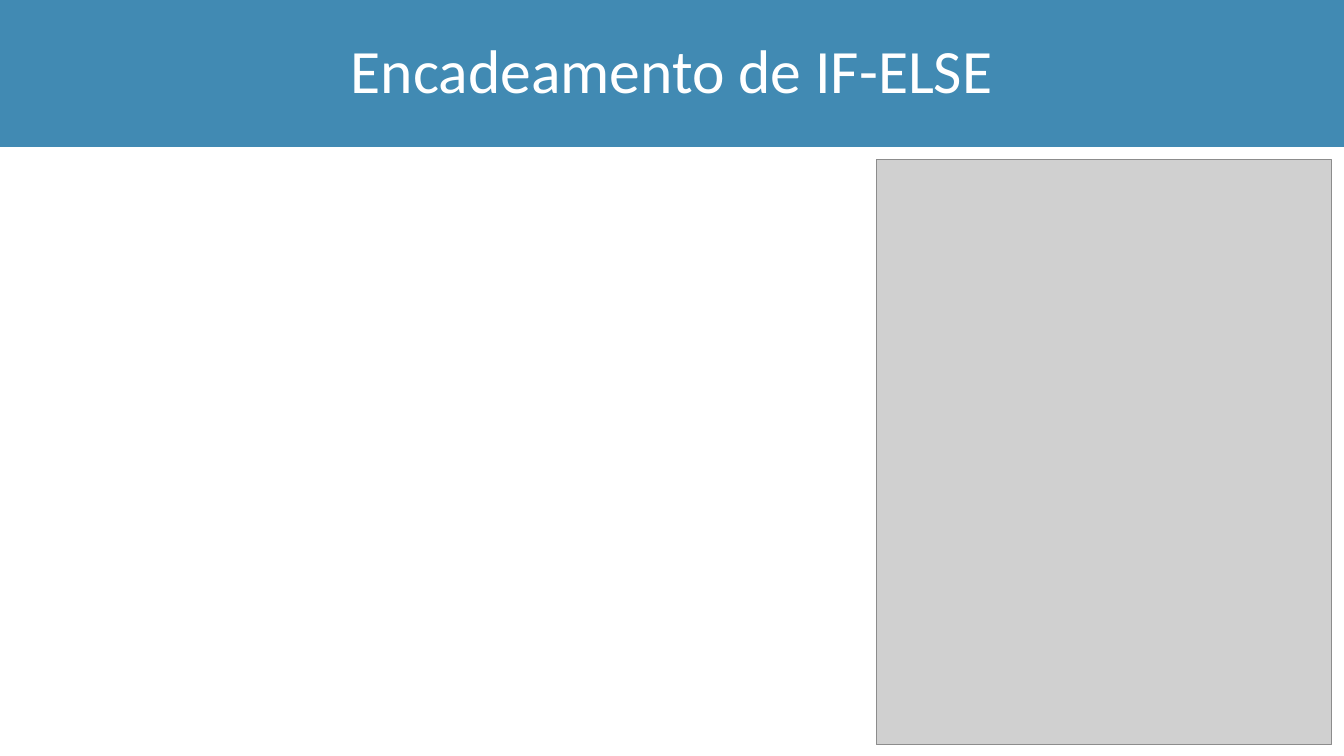
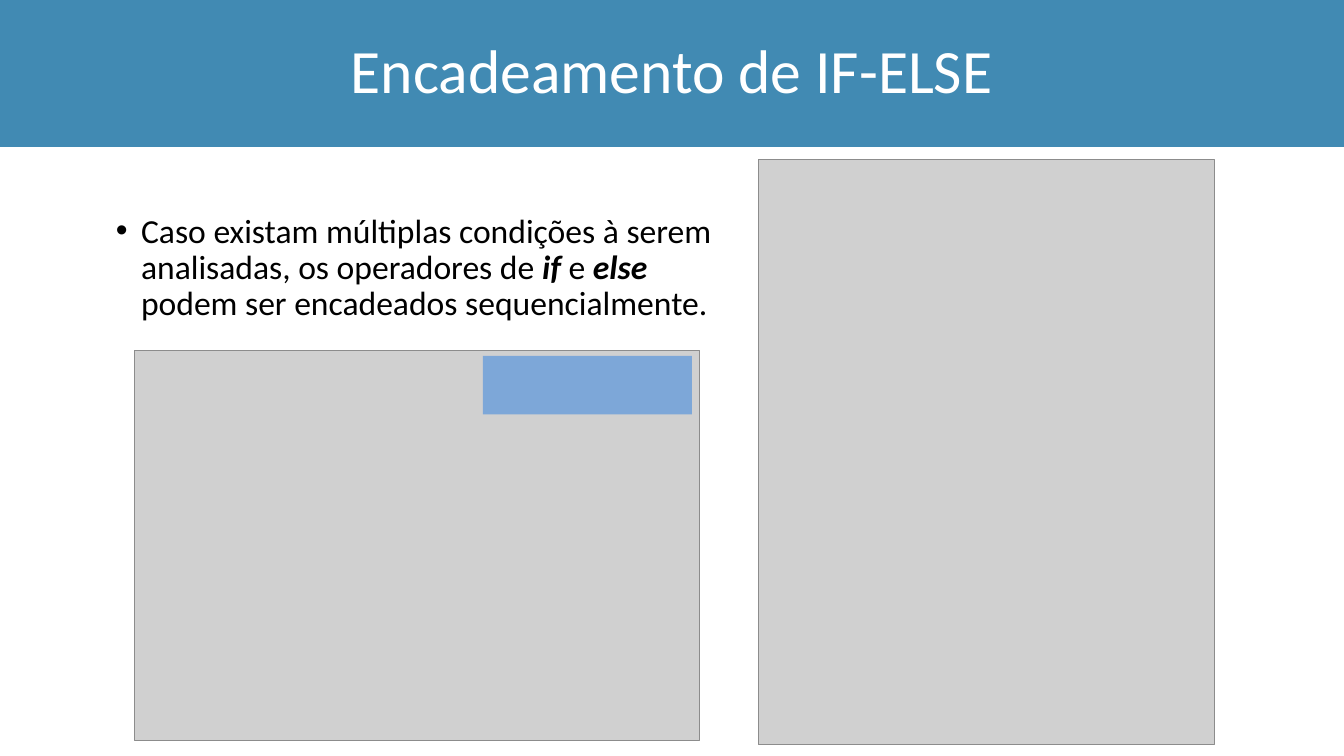
Before and after one commit to Marcio-Salmazo/Aulas, a slide deck: slide 44 of UNIUBE-LP/Teoria_LP.pptx. Drawn at 1344x756 pixels with LibreOffice and Linux fonts; fonts in the diff are those of the drawing; grey boxes stand for pictures. Boxes give left, top, right and bottom in pixels: in the first picture for what was removed or moved away, otherwise in the second. Text is boxed around its words. In the diff, an @@ line names an element or a change of style, - is before the commit and + after.

```diff
--- a/UNIUBE-LP/Teoria_LP.pptx
+++ b/UNIUBE-LP/Teoria_LP.pptx
@@ picture: place and size @@
-picture at (876, 160, 1332, 745)
+picture at (758, 160, 1214, 745)
@@ text added at (141, 219, 712, 321), 24 pt, text #000000 @@
+• Caso existam múltiplas condições à serem analisadas, os operadores de if e else podem ser encadeados sequencialmente.
@@ picture added at (135, 350, 700, 740) @@
@@ rectangle added at (483, 356, 692, 414), fill #7DA7D8 @@
```
Also in this commit, not shown: 3 other slides changed, 1 slide added, 2 slides removed, 2 other files.
